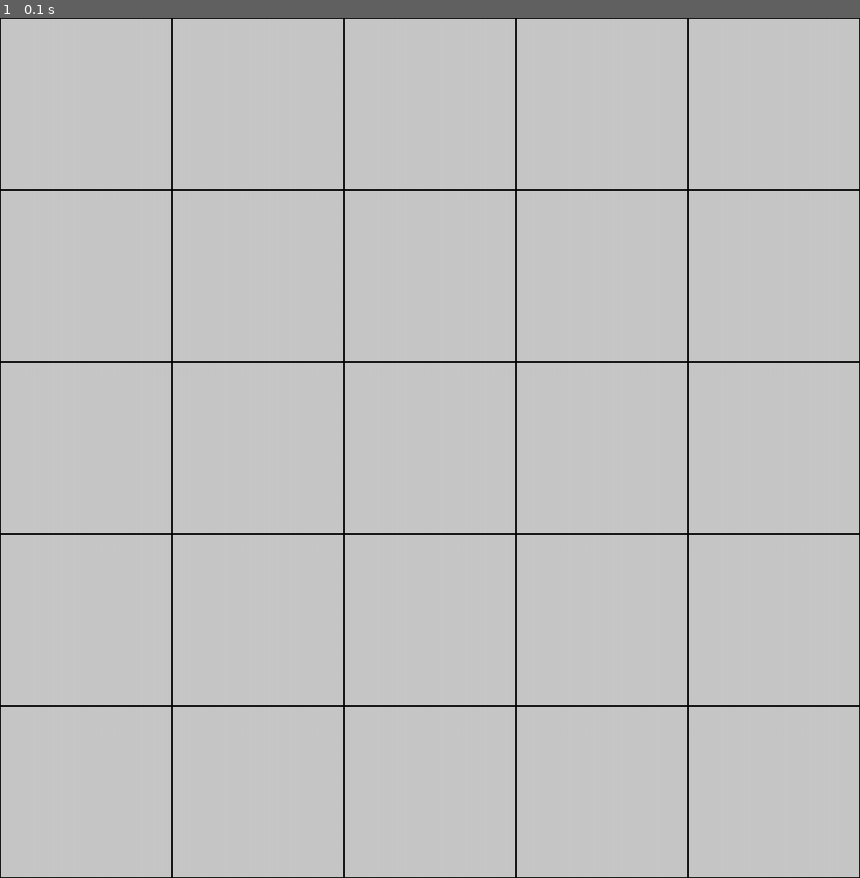
Above: before the commit, frame 1.
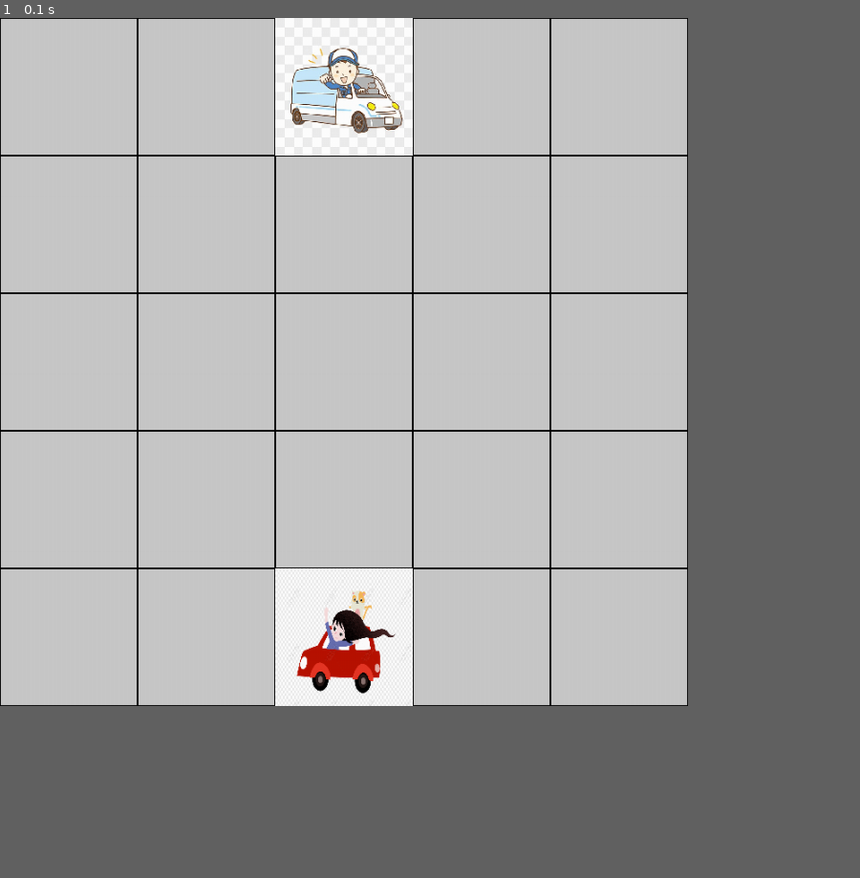
Above: after the commit, the same moment.

Repository: IMainHibana/AI-Group-Project
Game: pygame game, started from Project/main.py
The game is run twice, just before and just after one commit, with the same random seed, the same clock (stepped at 60 frames per second) and the same inputs.
Inputs:
- Up to frame 1 (0.1 s): no input
The window is 900x900 before the commit and 720x720 after it. Grey fills any space a smaller window leaves; there, only what the larger window draws over its background counts as a difference.

The runs differ from the first frame. In frame 1, 8.1% of the frame differs, in the area x 0-100%, y 0-100%.

Commit message:
drivers at starting point

Diff:
--- a/Project/pyGame.py
+++ b/Project/pyGame.py
@@ -3,9 +3,8 @@
 
 BLACK = (0, 0, 0)
 WHITE = (200, 200, 200)
-WINDOW_HEIGHT = 1000
-WINDOW_WIDTH = 1000
-
+WINDOW_HEIGHT = 800
+WINDOW_WIDTH = 800
 
 def pyGameGrid():
   global SCREEN, CLOCK
@@ -25,8 +24,18 @@
 
 
 def drawGrid():
-  blockSize = 200 #Set the size of the grid block
+  blockSize = 160 #Set the size of the grid block
+  male = pygame.image.load('male.jpeg')
+  female = pygame.image.load('female.png')
+  IMG_SIZE = (160,160)
+  male_agent = pygame.transform.scale(male, IMG_SIZE)
+  female_agent = pygame.transform.scale(female, IMG_SIZE)
+
   for x in range(0, WINDOW_WIDTH, blockSize):
       for y in range(0, WINDOW_HEIGHT, blockSize):
           rect = pygame.Rect(x, y, blockSize, blockSize)
           pygame.draw.rect(SCREEN, BLACK, rect, 1)
+          if x == 320 and y == 0:
+              SCREEN.blit(male_agent, (x, y))
+          if x == 320 and y == 640:
+              SCREEN.blit(female_agent, (x, y))
Binary file added: Project/female.png
Binary file added: Project/male.jpeg
Not shown, added: Project/.DS_Store
